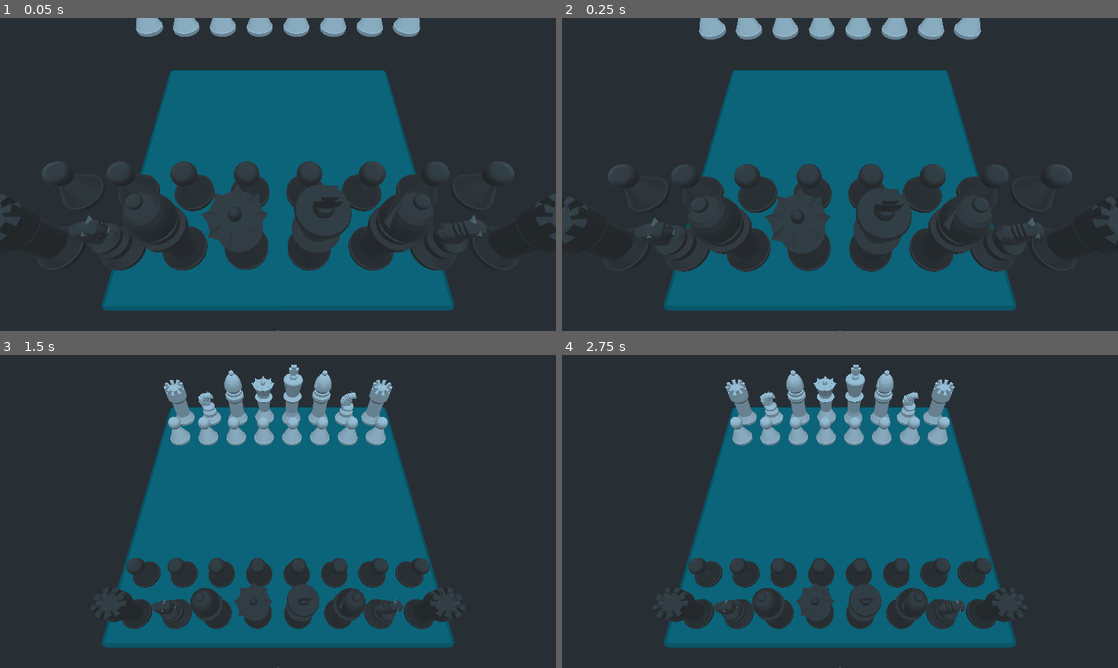
Above: before the commit, frames 1-4 (two rows, left to right).
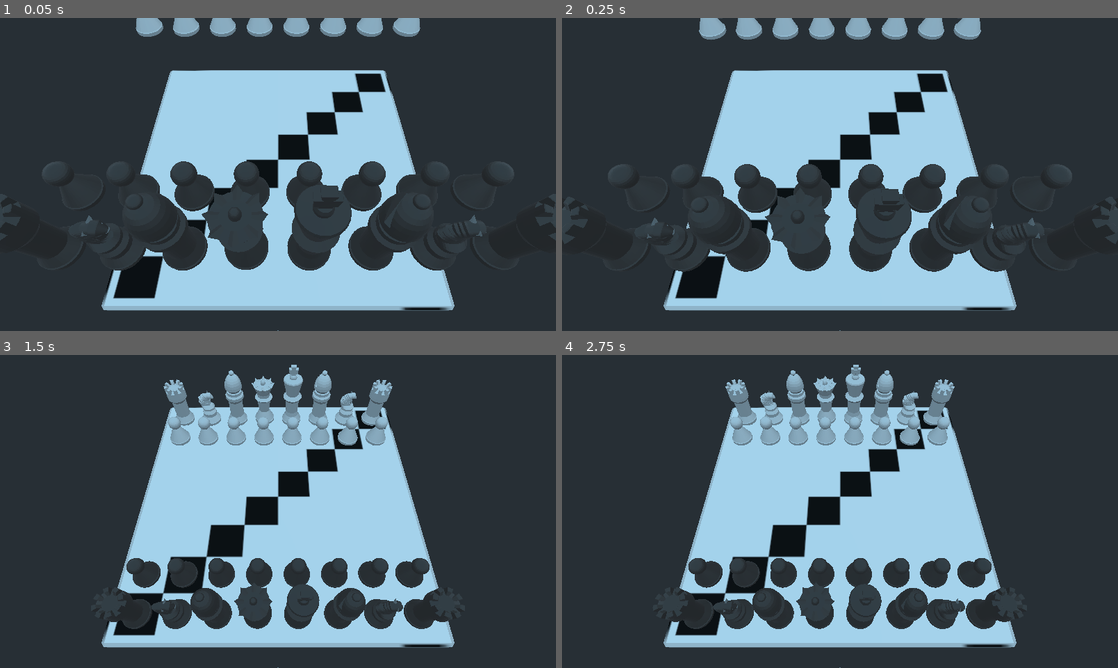
Above: after the commit, the same moments.

Repository: Majsek/Chess
Game: Godot game, scene res://Scenes/Main.tscn
Same seed, same stepped clock (60 frames per second), same inputs: the game is played once before the commit and once after it.
Inputs (mouse positions are in pixels of both pictures, inside the frame that each line leads up to):
- Up to frame 1 (0.05 s): no input
- Up to frame 2 (0.25 s): no input
- Up to frame 3 (1.5 s): move the mouse to (400, 495) at 0.52 s; click (400, 495) at 0.67 s; move the mouse to (166, 527) at 1.27 s; click (166, 527) at 1.42 s
- Up to frame 4 (2.75 s): tap Enter at 2 s; move the mouse to (895, 442) at 2.02 s; click (895, 442) at 2.17 s

The runs differ from the first frame. In frame 1, 26% of the frame differs, in the area x 18-82%, y 16-94%; in frame 2, 26%; in frame 3, 29%; in frame 4, 29%.

Commit message:
brainění šachovnice

Diff:
--- a/Scenes/Main.tscn
+++ b/Scenes/Main.tscn
@@ -1,12 +1,9 @@
-[gd_scene load_steps=5 format=2]
+[gd_scene load_steps=4 format=2]
 
 [ext_resource path="res://Scripts/Main.gd" type="Script" id=1]
 [ext_resource path="res://Figures/desk.obj" type="ArrayMesh" id=2]
 
-[sub_resource type="SpatialMaterial" id=1]
-albedo_color = Color( 0, 0.47451, 0.509804, 1 )
-
-[sub_resource type="BoxShape" id=2]
+[sub_resource type="BoxShape" id=1]
 extents = Vector3( 13, 0.5, 13 )
 
 [node name="Main" type="Spatial"]
@@ -21,7 +18,8 @@
 [node name="desk" type="MeshInstance" parent="StaticBody"]
 transform = Transform( 1.4, 0, 0, 0, 0.5, 0, 0, 0, 1.4, 0, 0, 0 )
 mesh = ExtResource( 2 )
-material/0 = SubResource( 1 )
+skeleton = NodePath("")
+material/0 = null
 
 [node name="CollisionShape" type="CollisionShape" parent="StaticBody"]
-shape = SubResource( 2 )
+shape = SubResource( 1 )
--- a/Scenes/Pawn.tscn
+++ b/Scenes/Pawn.tscn
@@ -10,6 +10,7 @@
 script = ExtResource( 1 )
 
 [node name="RigidBody" type="RigidBody" parent="."]
+mass = 25.3153
 
 [node name="MeshInstance" type="MeshInstance" parent="RigidBody"]
 mesh = ExtResource( 2 )
--- a/Scripts/Main.gd
+++ b/Scripts/Main.gd
@@ -28,7 +28,22 @@
 func _ready() -> void:
 	randomize()
 
-
+	var texture = ImageTexture.new()
+	var image = Image.new()
+	image.create(850, 850, false, Image.FORMAT_RGB8)
+	image.fill(Color(100, 100, 100))
+	image.lock() # To enable drawing with setpixel later
+	for i in range(100):
+		for j in range(100):
+			for k in range(8):
+				image.set_pixel(25+i+100*k, 25+j+100*k, Color(0, 0, 0))
+	image.unlock()
+	texture.create_from_image(image)
+	var mat = SpatialMaterial.new()
+	mat.albedo_texture = texture
+	mat.uv1_scale = Vector3(4, 4, 0)
+	mat.uv1_offset = Vector3(0.5, 0, 0)
+	$StaticBody/desk.set_surface_material(0, mat)
 
 	map_ = []
 	var map = map_
Not shown, changed: debug.log
